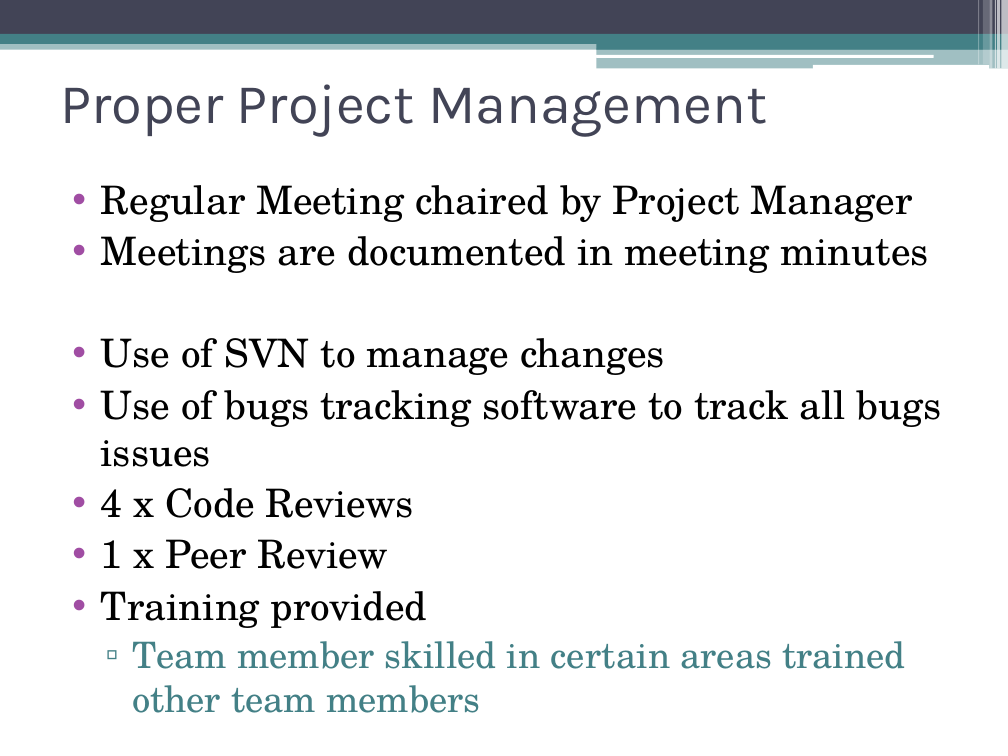
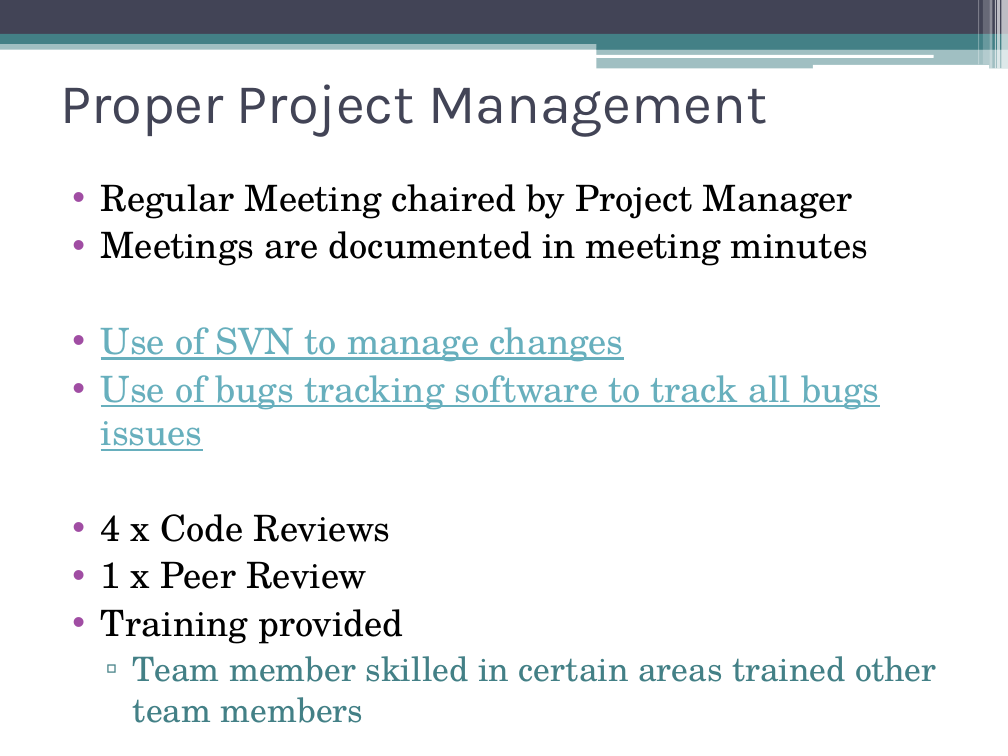
Before and after one commit to iamukasa/pookas, a slide deck: slide 8 of Documents/Pookas ETventure presentation.pptx. Drawn at 1008x756 pixels with LibreOffice and Linux fonts; fonts in the diff are those of the drawing. Boxes give left, top, right and bottom in pixels: in the first picture for what was removed or moved away, otherwise in the second. Text is boxed around its words. In the diff, an @@ line names an element or a change of style, - is before the commit and + after.

```diff
--- a/Documents/Pookas ETventure presentation.pptx
+++ b/Documents/Pookas ETventure presentation.pptx
@@ text "Regular Meeting chaired by Project ..." at (101, 184, 936, 723): size 28 to 25.9 pt in "Regular Meeting chaired by Project Manager", "Meetings are documented in meeting minutes", "Use of SVN to manage changes", "Use of bugs tracking software to track ..." and 3 more places; text colour #000000 to #67AFBD, underline on in "Use of SVN to manage changes", "Use of bugs tracking software to track ..."; size 26 to 24.1 pt in "Team member skilled in certain areas trained ..." @@
```
Also in this commit, not shown: 7 other slides changed, 2 slides added.
